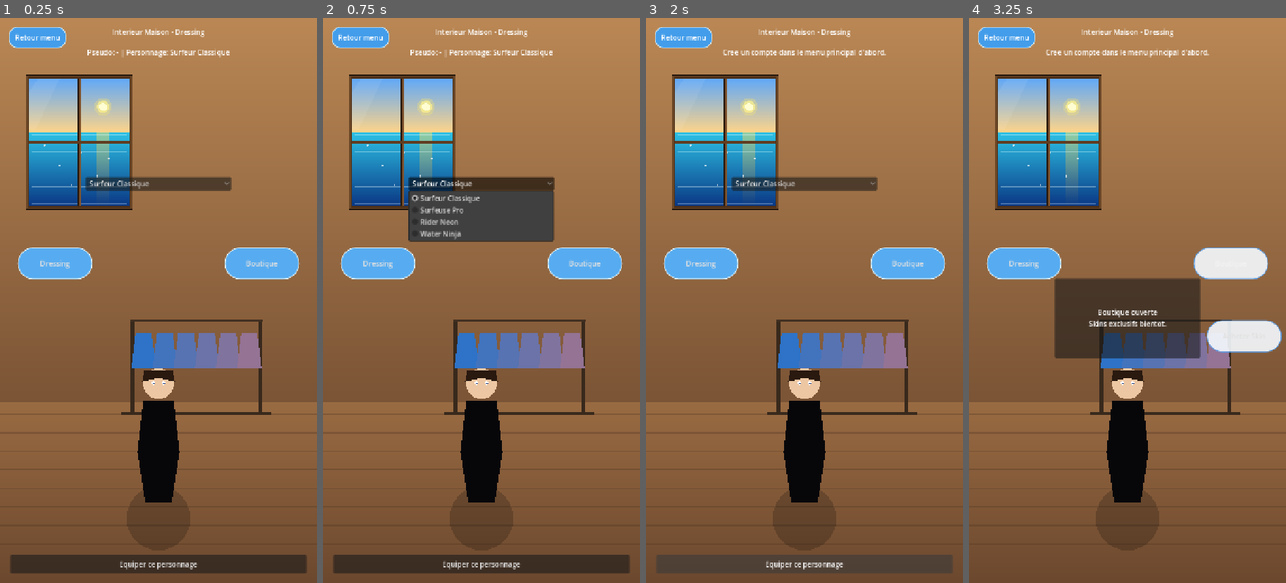
Above: before the commit, frames 1-4 (left to right).
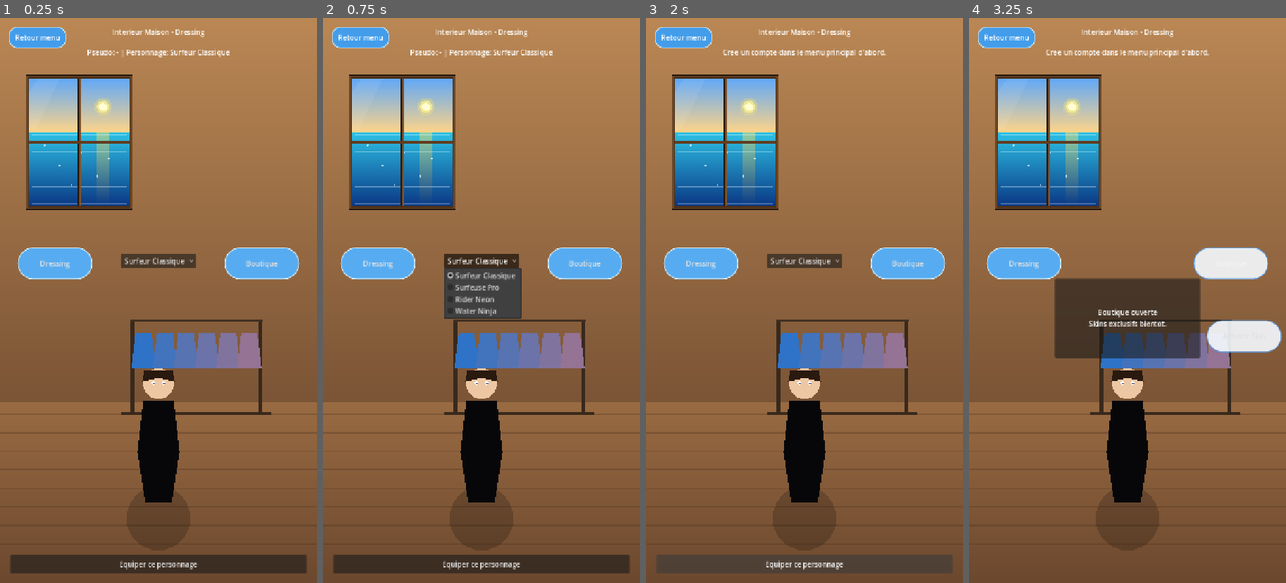
Above: after the commit, the same moments.

Repository: ClemL06/SurfGame
Game: Godot game, scene res://scenes/ui/ShopDressing.tscn
Same seed, same stepped clock (60 frames per second), same inputs: the game is played once before the commit and once after it. This scene is started directly instead of the project's main scene.
Inputs:
- Up to frame 1 (0.25 s): no input
- Up to frame 2 (0.75 s): click "Surfeur Classique" at 0.5 s
- Up to frame 3 (2 s): click "Equiper ce personnage" at 1.25 s
- Up to frame 4 (3.25 s): click "Dressing" at 2 s; click "Boutique" at 2.75 s

The runs differ from the first frame. In frame 1, 1.7% of the frame differs, in the area x 26-74%, y 28-45%; in frame 2, 8.2%, in the area x 26-74%, y 28-54%; in frame 3, 1.7%; in frame 4, nothing differs.

Commit message:
Bouton dressing

Diff:
--- a/nouveau-projet-de-jeu/scenes/ui/ShopDressing.tscn
+++ b/nouveau-projet-de-jeu/scenes/ui/ShopDressing.tscn
@@ -90,10 +90,10 @@
 anchor_top = 0.5
 anchor_right = 0.5
 anchor_bottom = 0.5
-offset_left = -165.0
-offset_top = -280.0
-offset_right = 165.0
-offset_bottom = -160.0
+offset_left = -85.0
+offset_top = -105.0
+offset_right = 85.0
+offset_bottom = -33.0
 theme_override_constants/separation = 10
 
 [node name="CharacterOption" type="OptionButton" parent="CharacterUI"]
